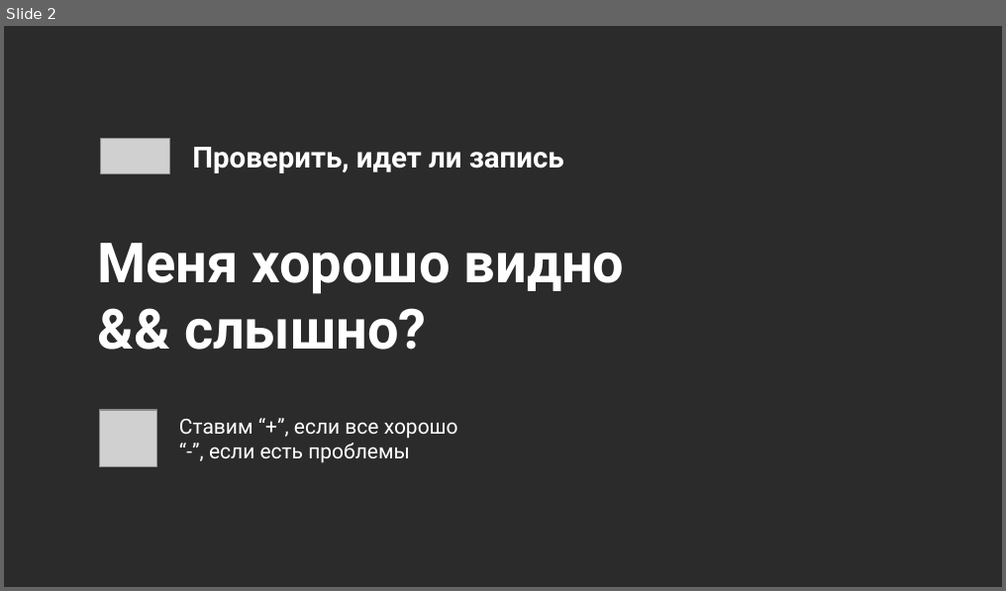
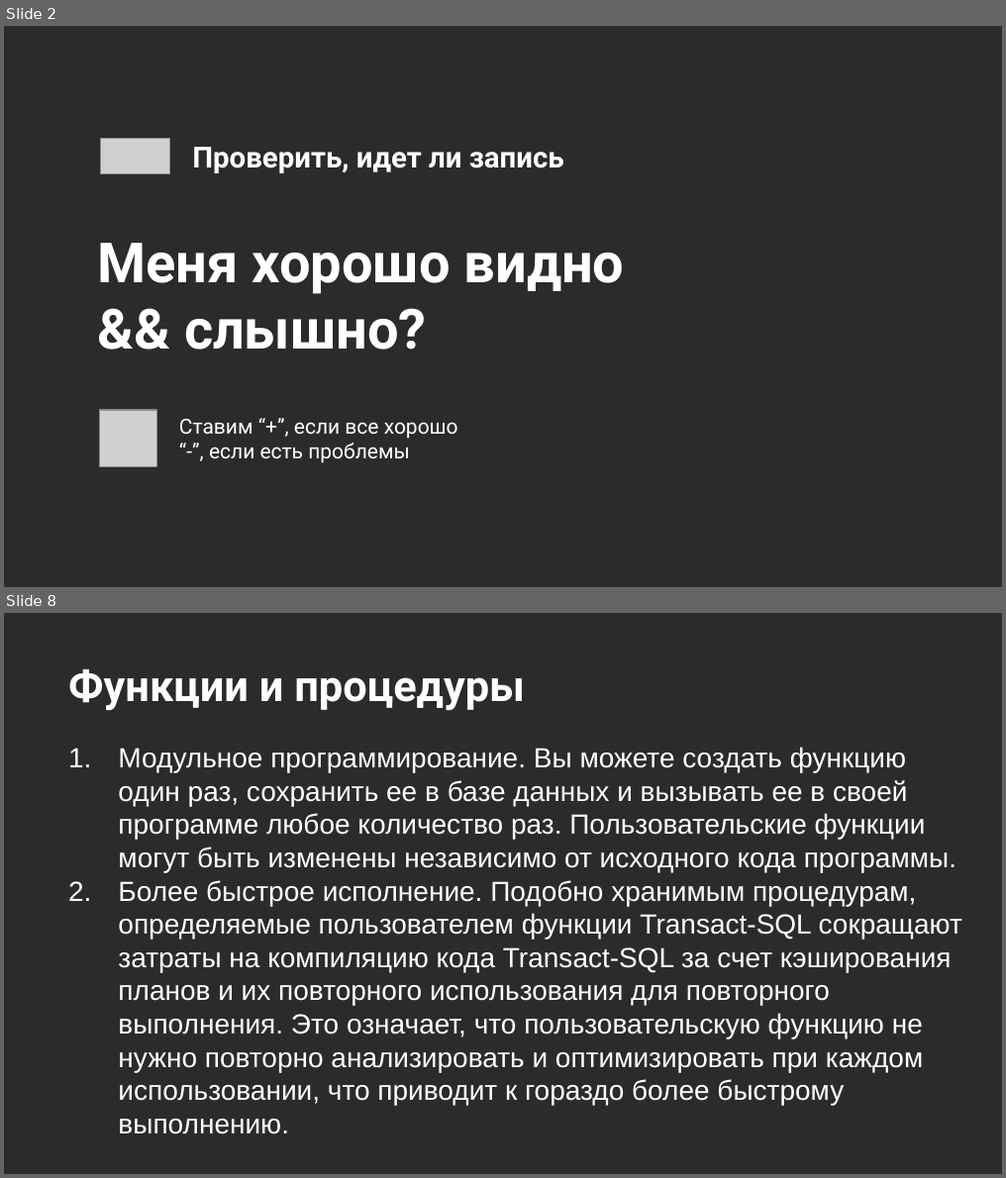
Before and after one commit to MarinaPaley/OTUS, a slide deck: Программирование.pptx. Shown one above the other, each under a label of ours: slide 2 before the commit, slides 2 and 8 after it; the slides between them are not shown. The pictures are 1006x591 and 1006x1178 pixels, drawn with LibreOffice and Linux fonts; fonts in the diff are those of the drawing; grey boxes stand for pictures; background and template pictures are left out; a plain dark background stands for a picture behind light text. Boxes give left, top, right and bottom in pixels: in the first picture for what was removed or moved away, otherwise in the second. Text is boxed around its words. In the diff, an @@ line names an element or a change of style, - is before the commit and + after.

```diff
--- a/Программирование.pptx
+++ b/Программирование.pptx
@@ slide 8 added at box(4, 613, 1002, 1174), background picture (left out) @@
@@ title added at box(68, 669, 525, 711), 31 pt, text #FFFFFF, bold @@
+Функции и процедуры
@@ text added at box(118, 747, 962, 1135), 20 pt, text #FFFFFF @@
+1. Модульное программирование. Вы можете создать функцию один раз, сохранить ее в базе данных и вызывать ее в своей программе любое количество раз. Пользовательские функции могут быть изменены независимо от исходного кода программы.
+2. Более быстрое исполнение. Подобно хранимым процедурам, определяемые пользователем функции Transact-SQL сокращают затраты на компиляцию кода Transact-SQL за счет кэширования планов и их повторного использования для повторного выполнения. Это означает, что пользовательскую функцию не нужно повторно анализировать и оптимизировать при каждом использовании, что приводит к гораздо более быстрому выполнению.
```
Also in this commit, not shown: 2 slides changed, 16 other slides added, 21 slides removed.
